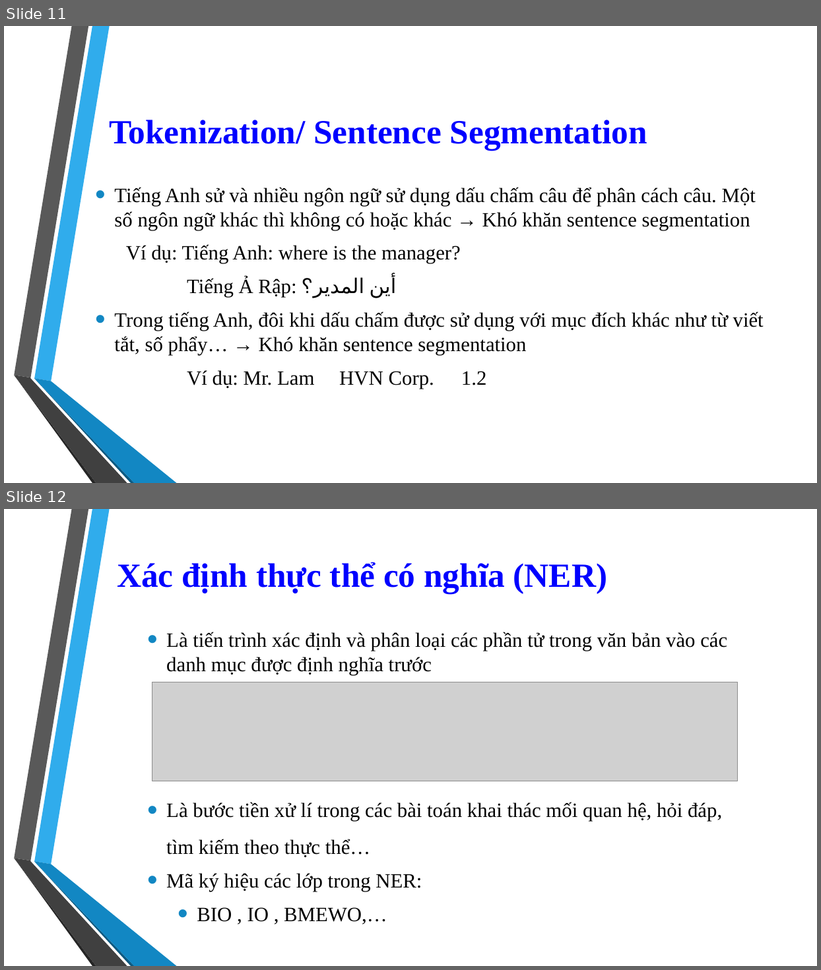
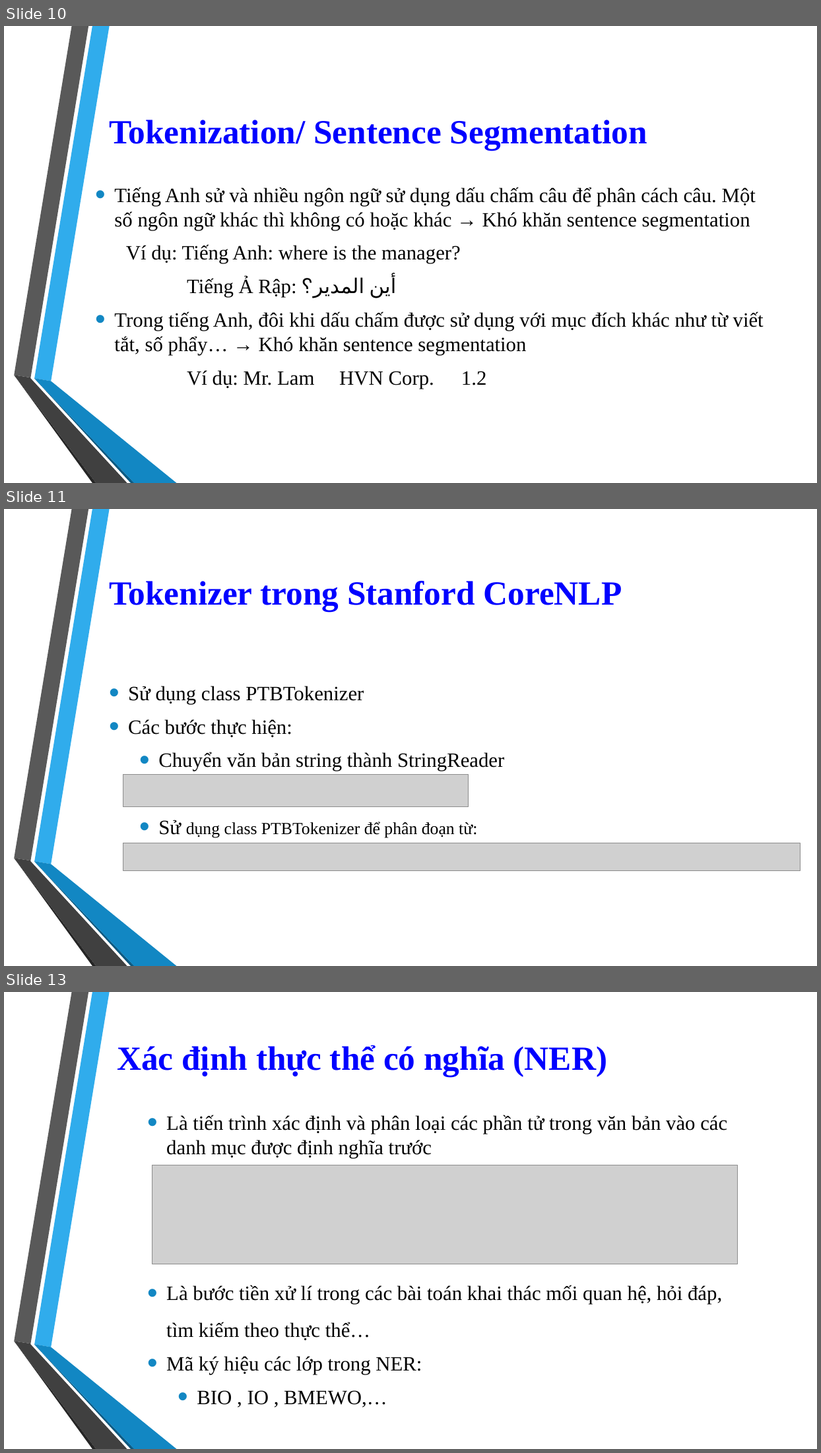
Before and after one commit to 1412520/TextMining, a slide deck: Seminar/Stanford_CoreNLP.pptx. Shown one above the other, each under a label of ours: slides 11 and 12 before the commit, slides 10, 11 and 13 after it; the slides between them are not shown. The pictures are 821x970 and 821x1453 pixels, drawn with LibreOffice and Linux fonts; fonts in the diff are those of the drawing; grey boxes stand for pictures; background and template pictures are left out. Boxes give left, top, right and bottom in pixels: in the first picture for what was removed or moved away, otherwise in the second. Text is boxed around its words. In the diff, an @@ line names an element or a change of style, - is before the commit and + after.

Commit message:
upadte tokenizer slide - add code demo

```diff
--- a/Seminar/Stanford_CoreNLP.pptx
+++ b/Seminar/Stanford_CoreNLP.pptx
@@ slide 11 added at <box>4,509,817,966</box>, background picture (left out); not listed: 6 template elements that a slide beside it also shows @@
@@ title added at <box>109,581,622,611</box>, 40 pt, text #0000FF, bold @@
+Tokenizer trong Stanford CoreNLP
@@ text added at <box>128,686,504,838</box>, 24 pt, text #000000 @@
+• Sử dụng class PTBTokenizer
+• Các bước thực hiện:
+  • Chuyển văn bản string thành StringReader
+  • Sử dụng class PTBTokenizer để phân đoạn từ:
@@ picture added at <box>123,775,468,807</box> @@
@@ picture added at <box>123,843,800,871</box> @@
@@ what was slide 11 is now slide 10 @@
@@ what was slide 12 is now slide 13 @@
```
Also in this commit, not shown: 2 slides changed, 1 other slide added, 1 slide removed.
